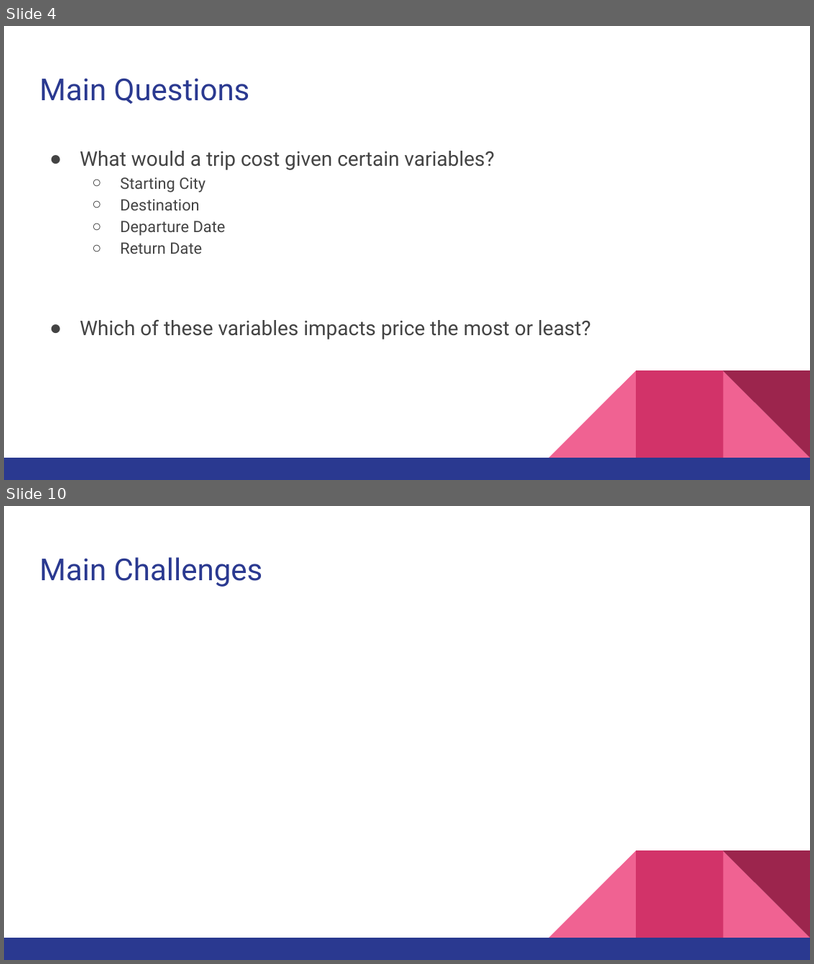
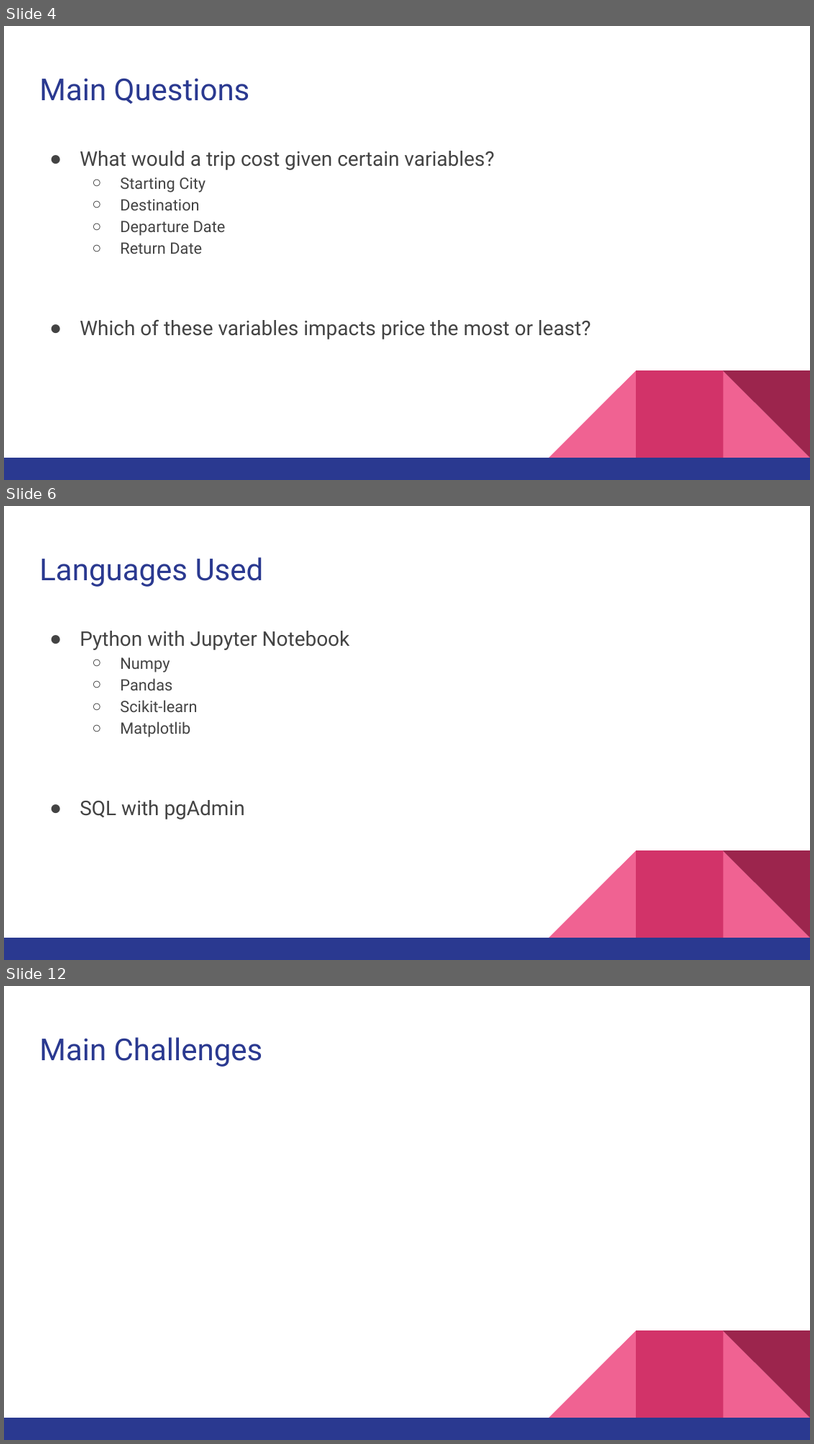
Before and after one commit to TurnerE8/Flight-Price-Predictor, a slide deck: SlideShow/Data Analytics Final Presentation.pptx. Shown one above the other, each under a label of ours: slides 4 and 10 before the commit, slides 4, 6 and 12 after it; the slides between them are not shown. The pictures are 814x964 and 814x1444 pixels, drawn with LibreOffice and Linux fonts; fonts in the diff are those of the drawing. Boxes give left, top, right and bottom in pixels: in the first picture for what was removed or moved away, otherwise in the second. Text is boxed around its words. In the diff, an @@ line names an element or a change of style, - is before the commit and + after.

```diff
--- a/SlideShow/Data Analytics Final Presentation.pptx
+++ b/SlideShow/Data Analytics Final Presentation.pptx
@@ slide 6 added at [4,506,810,960], background #FFFFFF; not listed: 5 template elements that a slide beside it also shows @@
@@ title added at [39,557,264,587], 27 pt, text #2A3990 @@
+Languages Used
@@ text added at [80,631,350,819], 18 pt, text #434343 @@
+● Python with Jupyter Notebook
+  ○ Numpy
+  ○ Pandas
+  ○ Scikit-learn
+  ○ Matplotlib
+● SQL with pgAdmin
@@ what was slide 10 is now slide 12 @@
```
Also in this commit, not shown: 3 slides changed, 8 other slides added, 4 slides removed.
